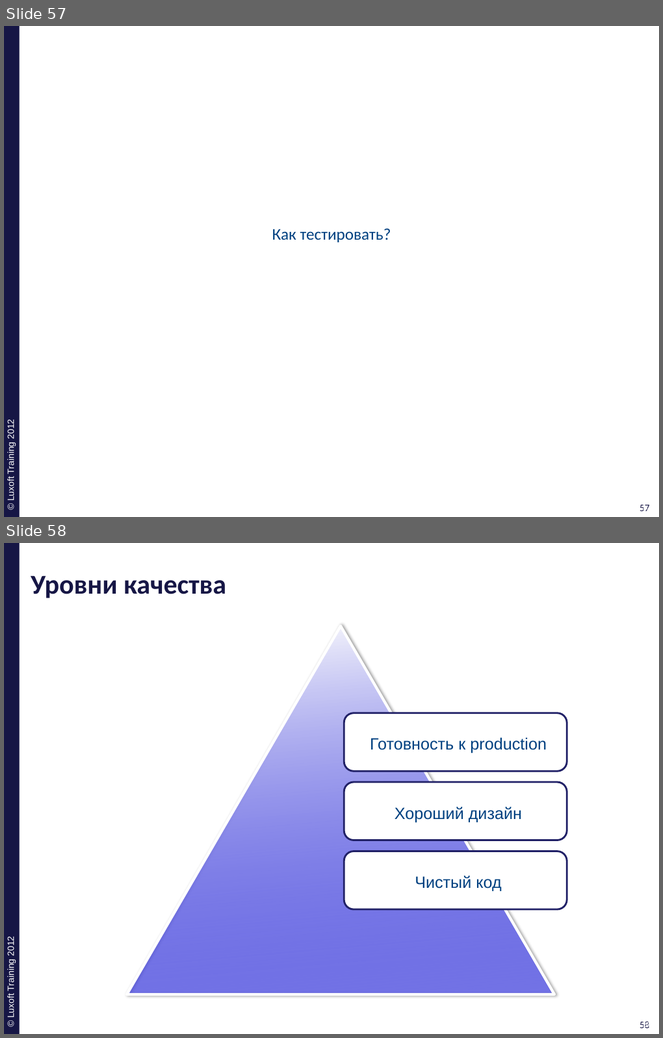
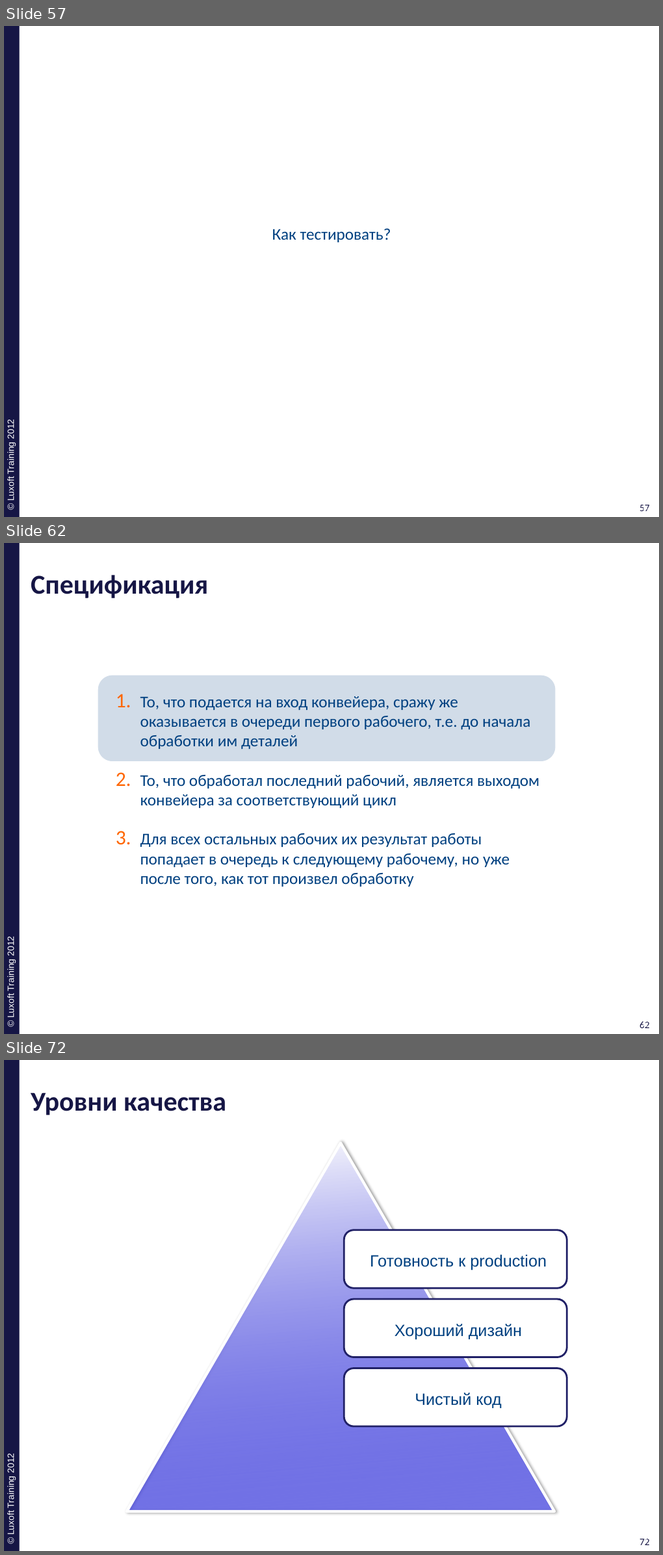
Before and after one commit to ivan-dyachenko/Trainings, a slide deck: Test Driven Development/materials/pptx/2. TDD-Behavior.pptx. Shown one above the other, each under a label of ours: slides 57 and 58 before the commit, slides 57, 62 and 72 after it; the slides between them are not shown. The pictures are 663x1038 and 663x1555 pixels, drawn with LibreOffice and Linux fonts; fonts in the diff are those of the drawing; background and template pictures are left out. Boxes give left, top, right and bottom in pixels: in the first picture for what was removed or moved away, otherwise in the second. Text is boxed around its words. In the diff, an @@ line names an element or a change of style, - is before the commit and + after.

```diff
--- a/Test Driven Development/materials/pptx/2. TDD-Behavior.pptx
+++ b/Test Driven Development/materials/pptx/2. TDD-Behavior.pptx
@@ slide 62 added at [4, 543, 659, 1034], background #FFFFFF; not listed: 4 template elements that a slide beside it also shows @@
@@ title added at [31, 575, 208, 598], 30 pt, text #161645, bold @@
+Спецификация
@@ rounded rectangle added at [98, 676, 556, 761], fill #004080 at 18% opacity @@
@@ text added at [140, 696, 540, 887], 18 pt, text #004080 @@
+1. То, что подается на вход конвейера, сражу же оказывается в очереди первого рабочего, т.е. до начала обработки им деталей
+2. То, что обработал последний рабочий, является выходом конвейера за соответствующий цикл
+3. Для всех остальных рабочих их результат работы попадает в очередь к следующему рабочему, но уже после того, как тот произвел обработку
@@ what was slide 58 is now slide 72 @@
@@ page number at [640, 1539, 650, 1546]: text changed @@
-58
+72
@@ page number at [643, 1539, 653, 1546]: text changed @@
-58
+72
```
Also in this commit, not shown: 13 other slides added.
